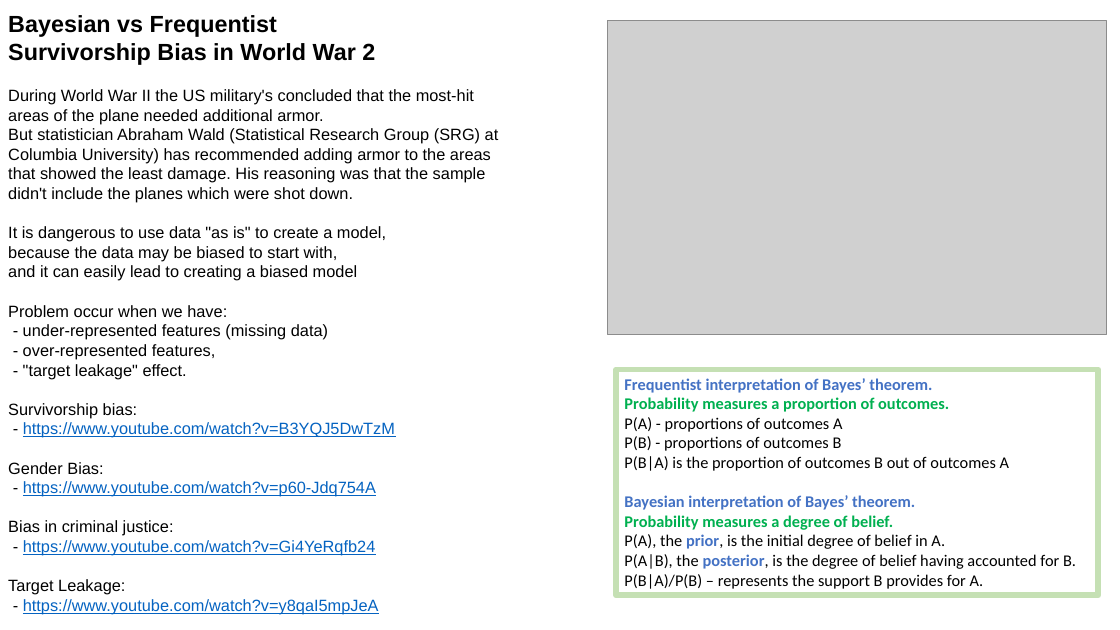
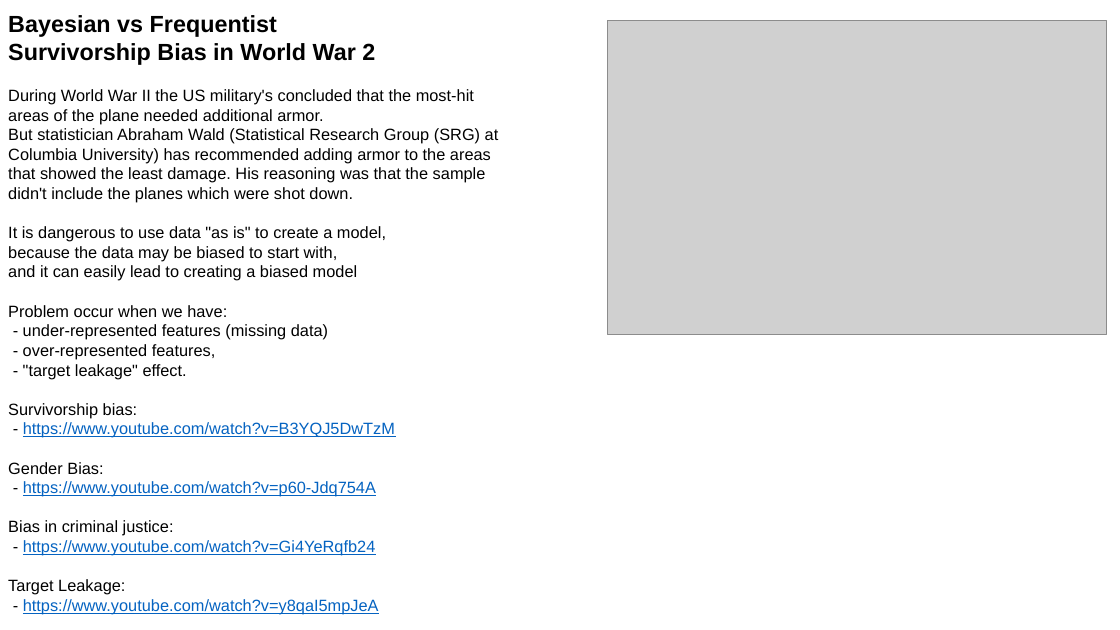
Before and after one commit to lselector/ml_ai_doc, a slide deck: slide 2 of Bayes_Bayesian.pptx. Drawn at 1120x630 pixels with LibreOffice and Linux fonts; fonts in the diff are those of the drawing; grey boxes stand for pictures. Boxes give left, top, right and bottom in pixels: in the first picture for what was removed or moved away, otherwise in the second. Text is boxed around its words. In the diff, an @@ line names an element or a change of style, - is before the commit and + after.

```diff
--- a/Bayes_Bayesian.pptx
+++ b/Bayes_Bayesian.pptx
@@ rectangle removed at [616, 370, 1098, 596] @@
-Frequentist interpretation of Bayes’ theorem.
-Probability measures a proportion of outcomes.
-P(A) - proportions of outcomes A
-P(B) - proportions of outcomes B
-P(B|A) is the proportion of outcomes B out of outcomes A
-Bayesian interpretation of Bayes’ theorem.
-Probability measures a degree of belief.
-P(A), the prior, is the initial degree of belief in A.
-P(A|B), the posterior, is the degree of belief having accounted for B.
-P(B|A)/P(B) – represents the support B provides for A.
```
Also in this commit, not shown: 3 other slides changed, 2 slides added.
